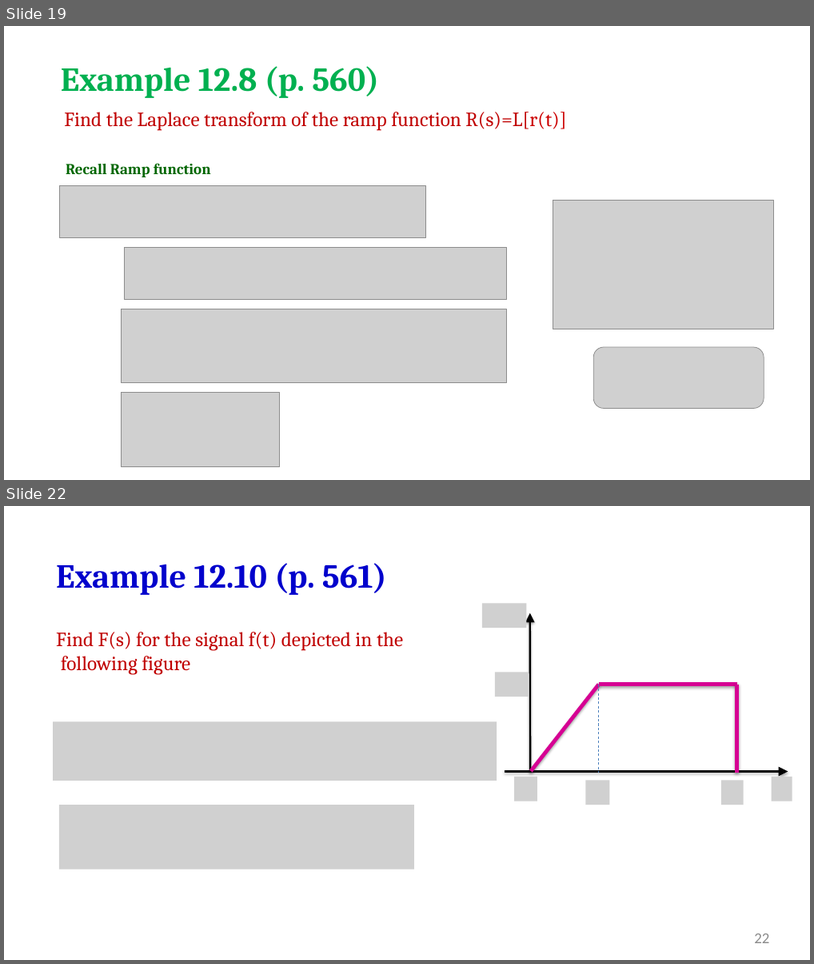
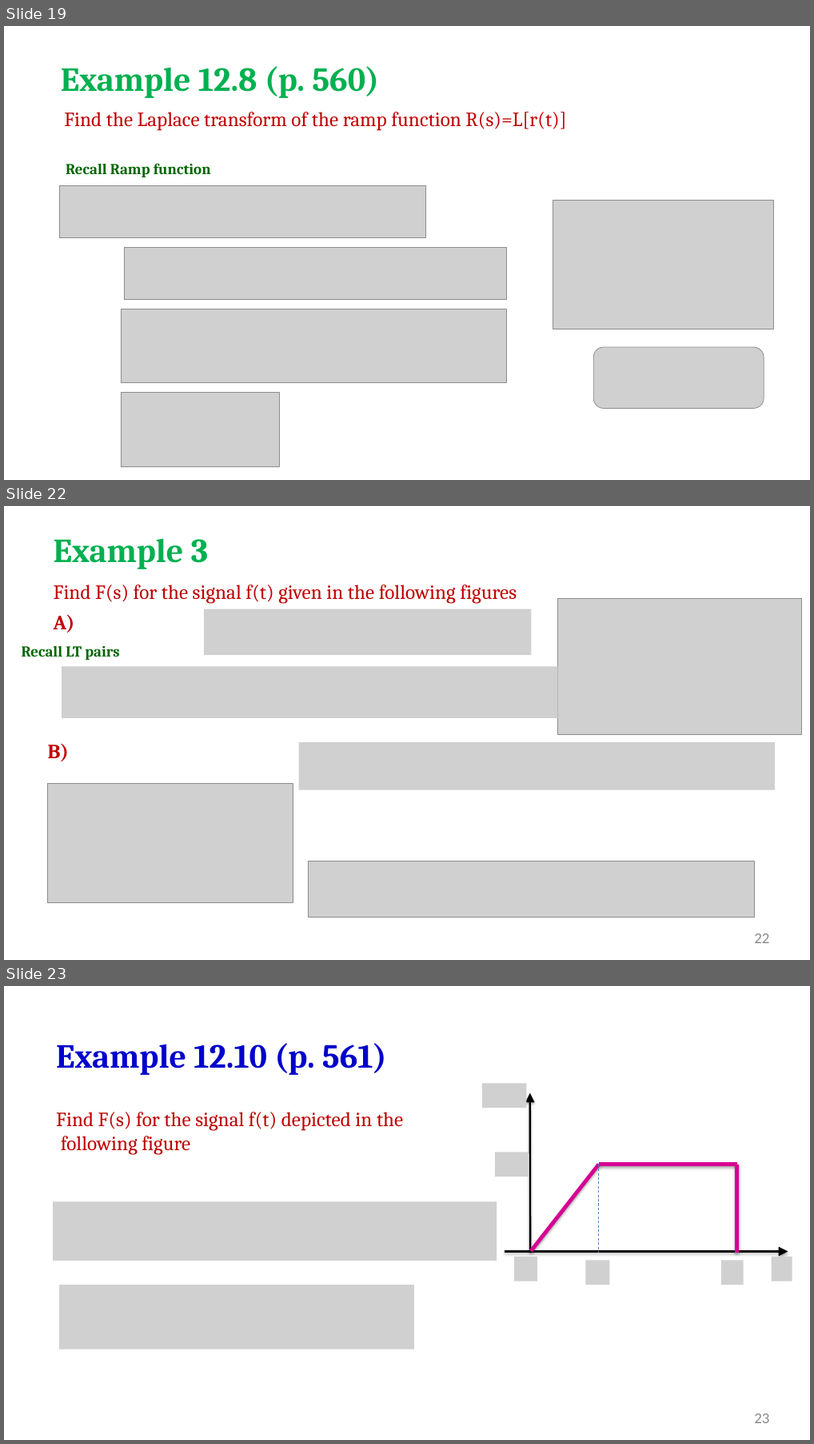
Before and after one commit to salmanrazzaq1993/AUM-WORK, a slide deck: PP WORK/Instructor Version/Week 2/Week 2 lecture 2 LT.pptx. Shown one above the other, each under a label of ours: slides 19 and 22 before the commit, slides 19, 22 and 23 after it; the slides between them are not shown. The pictures are 814x964 and 814x1444 pixels, drawn with LibreOffice and Linux fonts; fonts in the diff are those of the drawing; grey boxes stand for pictures; background and template pictures are left out. Boxes give left, top, right and bottom in pixels: in the first picture for what was removed or moved away, otherwise in the second. Text is boxed around its words. In the diff, an @@ line names an element or a change of style, - is before the commit and + after.

```diff
--- a/PP WORK/Instructor Version/Week 2/Week 2 lecture 2 LT.pptx
+++ b/PP WORK/Instructor Version/Week 2/Week 2 lecture 2 LT.pptx
@@ slide 22 added at <box>4,506,810,960</box>, background picture (left out) @@
@@ text added at <box>54,538,208,569</box>, 40 pt, text #00B050, bold @@
+Example 3
@@ text added at <box>54,584,517,604</box>, 24 pt, text #C00000 @@
+Find F(s) for the signal f(t) given in the following figures
@@ picture added at <box>558,598,802,734</box> @@
@@ text added at <box>54,614,75,632</box>, 24 pt, text #C00000, bold @@
+A)
@@ picture added at <box>204,609,531,655</box> @@
@@ text added at <box>22,646,120,660</box>, 18 pt, text #006600, bold @@
+Recall LT pairs
@@ picture added at <box>62,666,558,718</box> @@
@@ text added at <box>48,744,69,761</box>, 24 pt, text #C00000, bold @@
+B)
@@ picture added at <box>299,742,775,790</box> @@
@@ picture added at <box>47,783,293,903</box> @@
@@ picture added at <box>308,861,755,917</box> @@
@@ page number added at <box>754,933,770,943</box>, 18 pt, text #8C8C8C @@
+22
@@ what was slide 22 is now slide 23 @@
@@ page number at <box>754,1413,770,1423</box>: text changed @@
-22
+23
```
Also in this commit, not shown: 2 slides changed.
